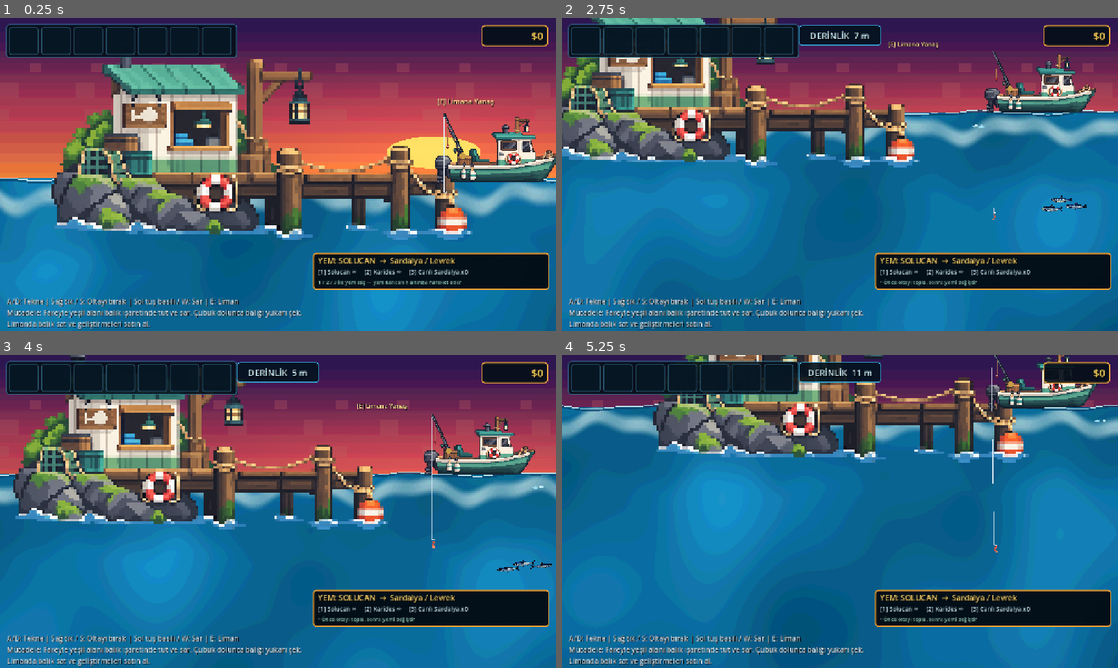
Above: before the commit, frames 1-4 (two rows, left to right).
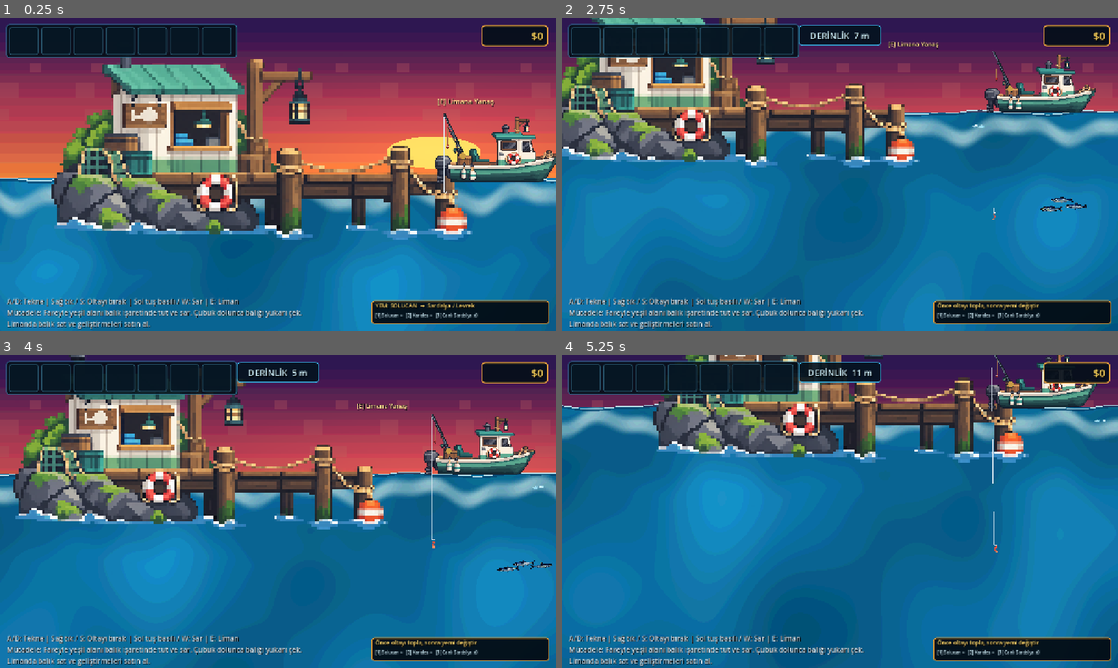
Above: after the commit, the same moments.

Repository: mirackayademir/TinyFisher
Game: Godot game, scene res://scenes/world.tscn
Same seed, same stepped clock (60 frames per second), same inputs: the game is played once before the commit and once after it.
Inputs (mouse positions are in pixels of both pictures, inside the frame that each line leads up to):
- Up to frame 1 (0.25 s): no input
- Up to frame 2 (2.75 s): tap Enter at 0.5 s; move the mouse to (962, 158) at 0.52 s; hold D (move_right) 0.53-1.28 s; tap E (dock) at 0.6 s; click (962, 158) at 0.67 s; move the mouse to (728, 190) at 1.27 s; hold S 1.28-2.03 s; tap 1 at 1.35 s; click (728, 190) at 1.42 s; move the mouse to (895, 105) at 2.02 s; hold D (move_right) from 2.03 s (still down); tap 2 at 2.1 s; click (895, 105) at 2.17 s
- Up to frame 3 (4 s): move the mouse to (250, 574) at 2.77 s; release D (move_right) at 2.78 s; hold W 2.78-3.53 s; tap 3 at 2.85 s; click (250, 574) at 2.92 s; move the mouse to (444, 558) at 3.52 s; hold A (move_left) from 3.53 s (still down); tap E (dock) at 3.6 s; click (444, 558) at 3.67 s
- Up to frame 4 (5.25 s): move the mouse to (673, 464) at 4.27 s; tap 1 at 4.35 s; click (673, 464) at 4.42 s; move the mouse to (867, 511) at 5.02 s; release A (move_left) at 5.03 s; hold S from 5.03 s (still down); tap 2 at 5.1 s; click (867, 511) at 5.17 s

The runs differ from the first frame. In frame 1, 7.6% of the frame differs, in the area x 56-99%, y 74-98%; in frame 2, 7.7%, in the area x 56-99%, y 56-98%; in frame 3, 7.6%; in frame 4, 7.6%.

Commit message:
Compact bait HUD

Diff:
--- a/scenes/deep_sea_atmosphere.gd
+++ b/scenes/deep_sea_atmosphere.gd
@@ -239,22 +239,22 @@
 		_bait_panel = Panel.new()
 		_bait_panel.name = "BaitPanel"
 		_bait_panel.z_index = 250
-		_bait_panel.position = Vector2(720.0, 540.0)
-		_bait_panel.size = Vector2(545.0, 86.0)
+		_bait_panel.position = Vector2(855.0, 650.0)
+		_bait_panel.size = Vector2(410.0, 54.0)
 		_bait_panel.mouse_filter = Control.MOUSE_FILTER_IGNORE
 		_hud.add_child(_bait_panel)
 
 		var style: StyleBoxFlat = StyleBoxFlat.new()
-		style.bg_color = Color(0.012, 0.045, 0.075, 0.96)
+		style.bg_color = Color(0.012, 0.045, 0.075, 0.94)
 		style.border_color = Color(0.95, 0.63, 0.19, 0.98)
-		style.border_width_left = 3
-		style.border_width_top = 3
-		style.border_width_right = 3
-		style.border_width_bottom = 3
-		style.corner_radius_top_left = 8
-		style.corner_radius_top_right = 8
-		style.corner_radius_bottom_left = 8
-		style.corner_radius_bottom_right = 8
+		style.border_width_left = 2
+		style.border_width_top = 2
+		style.border_width_right = 2
+		style.border_width_bottom = 2
+		style.corner_radius_top_left = 6
+		style.corner_radius_top_right = 6
+		style.corner_radius_bottom_left = 6
+		style.corner_radius_bottom_right = 6
 		_bait_panel.add_theme_stylebox_override("panel", style)
 
 	_bait_panel.visible = true
@@ -263,13 +263,13 @@
 	if _bait_title == null:
 		_bait_title = Label.new()
 		_bait_title.name = "BaitTitle"
-		_bait_title.position = Vector2(12.0, 5.0)
-		_bait_title.size = Vector2(520.0, 28.0)
-		_bait_title.add_theme_font_size_override("font_size", 18)
+		_bait_title.position = Vector2(9.0, 3.0)
+		_bait_title.size = Vector2(392.0, 23.0)
+		_bait_title.add_theme_font_size_override("font_size", 13)
 		_bait_title.add_theme_color_override("font_color", Color(1.0, 0.84, 0.42, 1.0))
 		_bait_title.add_theme_color_override("font_shadow_color", Color(0, 0, 0, 0.95))
-		_bait_title.add_theme_constant_override("shadow_offset_x", 2)
-		_bait_title.add_theme_constant_override("shadow_offset_y", 2)
+		_bait_title.add_theme_constant_override("shadow_offset_x", 1)
+		_bait_title.add_theme_constant_override("shadow_offset_y", 1)
 		_bait_title.mouse_filter = Control.MOUSE_FILTER_IGNORE
 		_bait_panel.add_child(_bait_title)
 
@@ -277,9 +277,9 @@
 	if _bait_options == null:
 		_bait_options = Label.new()
 		_bait_options.name = "BaitOptions"
-		_bait_options.position = Vector2(12.0, 34.0)
-		_bait_options.size = Vector2(520.0, 24.0)
-		_bait_options.add_theme_font_size_override("font_size", 14)
+		_bait_options.position = Vector2(9.0, 27.0)
+		_bait_options.size = Vector2(392.0, 20.0)
+		_bait_options.add_theme_font_size_override("font_size", 10)
 		_bait_options.add_theme_color_override("font_color", Color(0.83, 0.94, 0.98, 1.0))
 		_bait_options.mouse_filter = Control.MOUSE_FILTER_IGNORE
 		_bait_panel.add_child(_bait_options)
@@ -288,11 +288,7 @@
 	if _bait_feedback == null:
 		_bait_feedback = Label.new()
 		_bait_feedback.name = "BaitFeedback"
-		_bait_feedback.position = Vector2(12.0, 59.0)
-		_bait_feedback.size = Vector2(520.0, 20.0)
-		_bait_feedback.add_theme_font_size_override("font_size", 12)
-		_bait_feedback.add_theme_color_override("font_color", Color(0.62, 0.84, 0.76, 1.0))
-		_bait_feedback.mouse_filter = Control.MOUSE_FILTER_IGNORE
+		_bait_feedback.visible = false
 		_bait_panel.add_child(_bait_feedback)
 
 
@@ -301,7 +297,6 @@
 		return
 
 	# Mücadele sırasında yem seçimi kullanılamadığı için paneli gizle.
-	# Böylece Fight HUD ve Misina Gerilimi HUD'u ile hiçbir zaman çakışmaz.
 	var fight_active: bool = _hook != null and _hook.get("hooked_fish") != null
 	_bait_panel.visible = not fight_active
 	if fight_active:
@@ -315,12 +310,12 @@
 	else:
 		target_text = "Ton / Kılıç / Köpekbalığı"
 
-	_bait_title.text = "YEM: " + selected_bait.to_upper() + "  →  " + target_text
-	_bait_options.text = "[1] Solucan ∞     [2] Karides ∞     [3] Canlı Sardalya x%d" % _get_sardine_count()
-	if _feedback_timer > 0.0:
-		_bait_feedback.text = "• " + _bait_feedback.text.trim_prefix("• ")
+	if _feedback_timer > 0.0 and not _bait_feedback.text.is_empty():
+		_bait_title.text = _bait_feedback.text
 	else:
-		_bait_feedback.text = "1 / 2 / 3 ile yem seç — yem kancanın altında hareket eder"
+		_bait_title.text = "YEM: " + selected_bait.to_upper() + "  →  " + target_text
+
+	_bait_options.text = "[1] Solucan ∞   [2] Karides ∞   [3] Canlı Sardalya x%d" % _get_sardine_count()
 
 
 func _show_bait_feedback(text: String, duration: float) -> void:
@@ -381,6 +376,9 @@
 	_live_sardine.position = Vector2(0.0, 6.0)
 	_bait_root.add_child(_live_sardine)
 
+	# Yem kancanın ucuna otursun; yalnızca görsel ölçek küçülür, fizik korunur.
+	_bait_root.scale = Vector2(0.72, 0.72)
+	_bait_root.position = Vector2(0.0, 5.0)
 	_update_bait_visibility()
 
 
@@ -423,7 +421,7 @@
 	_sway_angle += _sway_velocity * delta
 	_sway_angle = clampf(_sway_angle, -0.42, 0.42)
 	_bait_root.rotation = _sway_angle
-	_bait_root.position = Vector2(sin(_time * 0.8) * 2.0, 24.0 + sin(_time * 1.15) * 1.2)
+	_bait_root.position = Vector2(sin(_time * 0.8) * 1.4, 5.0 + sin(_time * 1.15) * 0.8)
 
 	# Solucan kıvrılması
 	var points: PackedVector2Array = PackedVector2Array()
